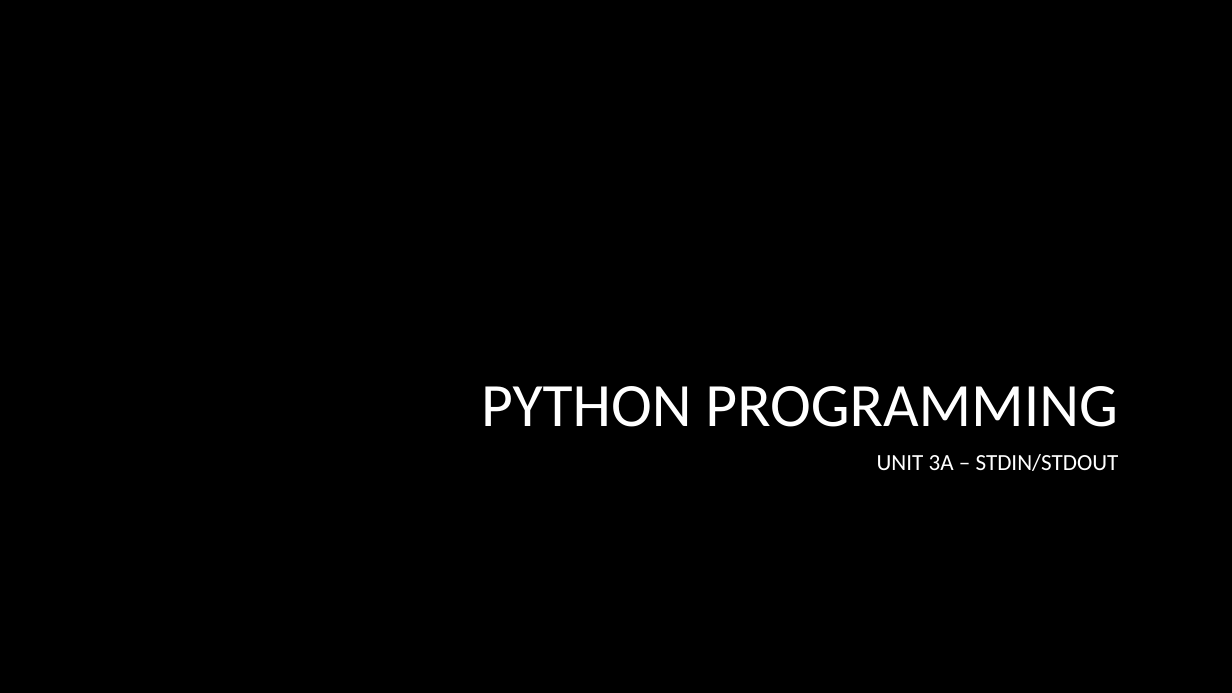
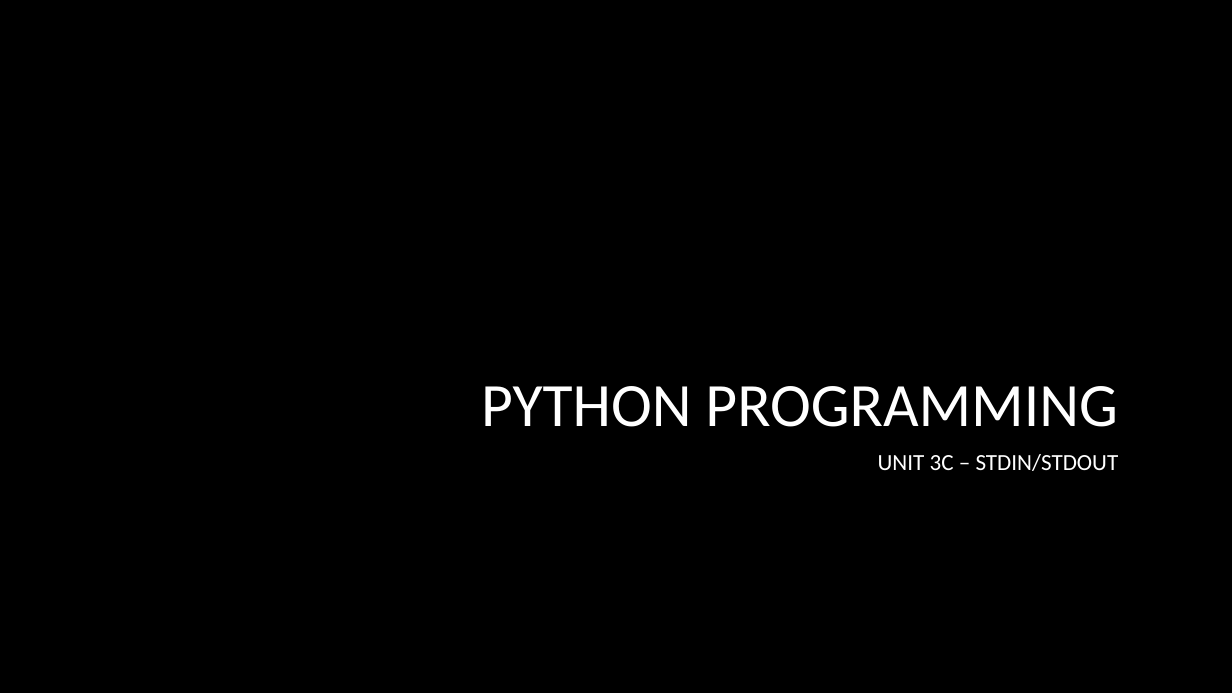
Before and after one commit to bon-netizen/Python-Class-Beginner, a slide deck: slide 1 of Py B - unit 3c.pptx. Drawn at 1232x693 pixels with LibreOffice and Linux fonts; fonts in the diff are those of the drawing; background and template pictures are left out. Boxes give left, top, right and bottom in pixels: in the first picture for what was removed or moved away, otherwise in the second. Text is boxed around its words. In the diff, an @@ line names an element or a change of style, - is before the commit and + after.

```diff
--- a/Py B - unit 3c.pptx
+++ b/Py B - unit 3c.pptx
@@ subtitle at [878,454,1119,471]: text changed @@
-UNIT 3A – STDIN/STDOUT
+UNIT 3C – STDIN/STDOUT
```
Also in this commit, not shown: 4 other files.
